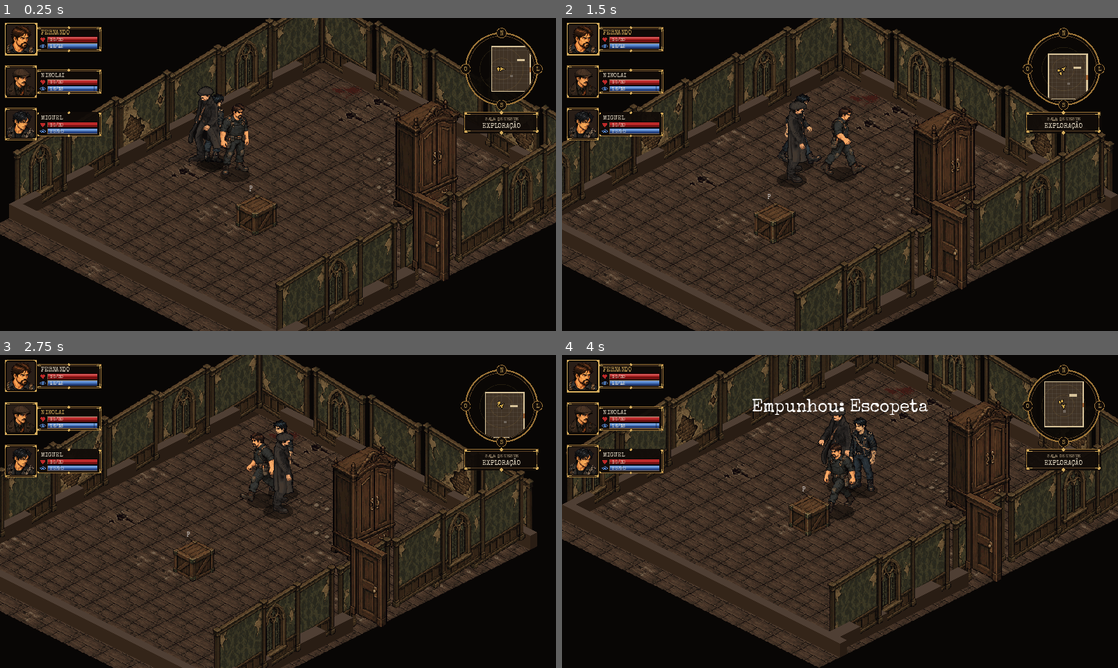
Above: before the commit, frames 1-4 (two rows, left to right).
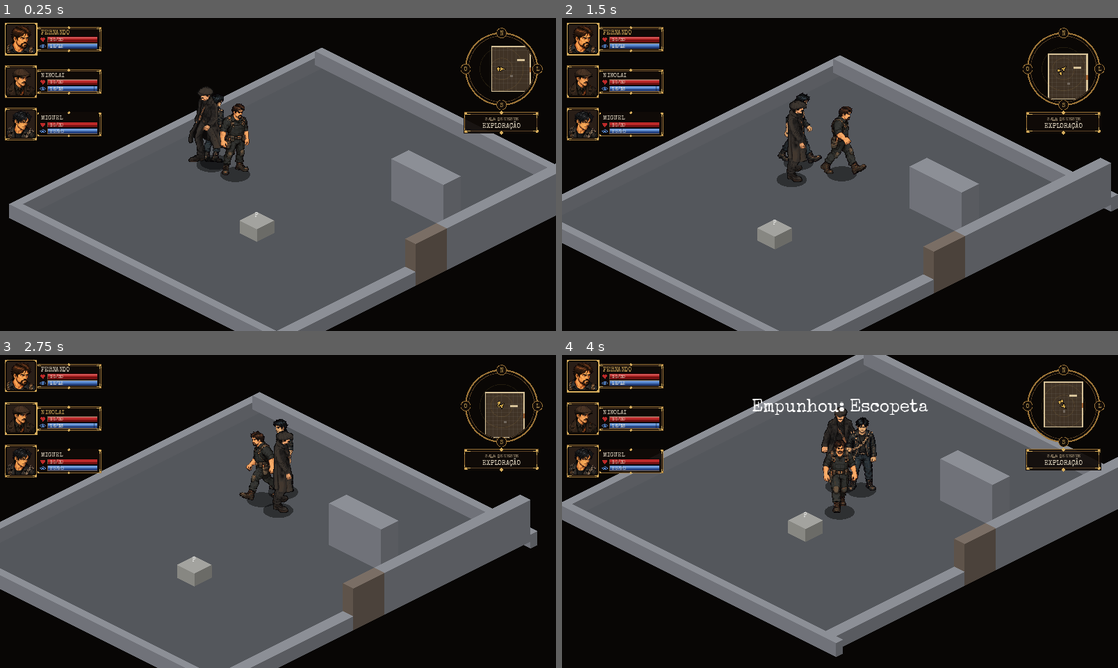
Above: after the commit, the same moments.

Repository: Brombilaa/game
Game: Godot game, scene res://scenes/exploration/test_room.tscn
The game is run twice, just before and just after one commit, with the same random seed, the same clock (stepped at 60 frames per second) and the same inputs. This scene is started directly instead of the project's main scene.
Inputs (mouse positions are in pixels of both pictures, inside the frame that each line leads up to):
- Up to frame 1 (0.25 s): no input
- Up to frame 2 (1.5 s): tap Enter (ui_accept) at 0.5, 0.77 s; move the mouse to (962, 158) at 0.52 s; hold Right (ui_right) 0.53-1.28 s; tap R at 0.6 s; click (962, 158) at 0.67 s; move the mouse to (728, 190) at 1.27 s; hold Down (ui_down) from 1.28 s (still down); tap Space at 1.35 s
- Up to frame 3 (2.75 s): tap Enter (ui_accept) at 1.52 s; move the mouse to (333, 442) at 2.02 s; release Down (ui_down) at 2.03 s; hold Right (ui_right) from 2.03 s (still down); tap Tab at 2.1 s
- Up to frame 4 (4 s): move the mouse to (812, 574) at 2.77 s; release Right (ui_right) at 2.78 s; hold Up (ui_up) 2.78-3.53 s; tap 1 at 2.85 s; click (812, 574) at 2.92 s; tap Enter (ui_accept) at 3.02, 3.77 s; move the mouse to (1006, 558) at 3.52 s; hold Left (ui_left) from 3.53 s (still down); tap Q at 3.6 s

The runs differ from the first frame. In frame 1, 64% of the frame differs, in the area x 0-100%, y 0-100%; in frame 2, 65%; in frame 3, 64%; in frame 4, 62%.

Commit message:
Sala de teste cinza e leve: sai o cenário em arte (Scenery)
Chão liso, paredes, porta e coberturas viram caixas cinzas; remove scripts/art/scenery.gd,
seu teste e as constantes/funções de painéis de parede, móveis e tiles.

Co-Authored-By: Claude Sonnet 5.5 <noreply@anthropic.com>
Claude-Session: https://claude.ai/code/session_01EDsCLCF7WsyiH3zUQfEP79

Diff:
--- a/scripts/art/scenery.gd
+++ /dev/null
@@ -1,56 +0,0 @@
-class_name Scenery
-extends RefCounted
-## Peças de cenário isométricas geradas no ChatGPT (chão 96×48, paredes de 2 tiles, móveis).
-## Cada parede e móvel tem uma âncora (pontos da base) em `pecas.json`; o resto é textura solta.
-
-const DIR := "res://assets/sprites/cenario/"
-const FLOOR_COUNT := 5  # 0 lisa, 1 gasta, 2 buraco, 3 sangue, 4 entulho
-# Sorteio fixo do piso por tile (hash do índice): 70% tábua lisa, o resto gasta, entulho, buraco ou sangue.
-const FLOOR_PLAIN := 0
-const FLOOR_WEIGHTS := [[0, 28], [1, 7], [4, 2], [2, 1], [3, 1]]  # [variação, peso de 39]
-# Ordem das paredes ao longo de um trecho: lisa, janela, lisa, rachada.
-const WALL_PATTERN := ["lisa", "janela", "lisa", "quebrada"]
-
-var floors: Array[Texture2D] = []
-var pieces := {}  # nome -> Texture2D
-var anchors := {}  # nome -> Vector2 (ponto da peça que fica sobre o ponto do chão)
-
-
-func _init() -> void:
-	for i in FLOOR_COUNT:
-		floors.append(load("%schao_%d.png" % [DIR, i]))
-	for file in ["parede", "movel"]:
-		var data: Dictionary = JSON.parse_string(FileAccess.get_file_as_string("%s%s.json" % [DIR, file]))
-		for nome in data:
-			pieces["%s_%s" % [file, nome]] = load("%s%s_%s.png" % [DIR, file, nome])
-			anchors["%s_%s" % [file, nome]] = Vector2(data[nome][0], data[nome][1])
-
-
-func floor_texture(tx: int, ty: int) -> Texture2D:
-	var roll := posmod(tx * 73856093 ^ ty * 19349663, 39)
-	for entry in FLOOR_WEIGHTS:
-		if roll < entry[1]:
-			return floors[entry[0]]
-		roll -= entry[1]
-	return floors[FLOOR_PLAIN]
-
-
-## Variante da parede para a peça `i` de um trecho: lisa, janela, lisa, rachada...
-static func wall_variant(i: int) -> String:
-	return WALL_PATTERN[i % WALL_PATTERN.size()]
-
-
-## Desenha a peça com a âncora sobre `at`. `mirror` espelha na horizontal em torno da âncora.
-func draw(canvas: CanvasItem, nome: String, at: Vector2, mirror := false) -> void:
-	var tex: Texture2D = pieces[nome]
-	var a: Vector2 = anchors[nome]
-	if mirror:
-		canvas.draw_set_transform(Vector2(at.x, at.y - a.y), 0.0, Vector2(-1.0, 1.0))
-		canvas.draw_texture(tex, Vector2(-a.x, 0.0).round())
-		canvas.draw_set_transform(Vector2.ZERO)
-	else:
-		canvas.draw_texture(tex, (at - a).round())
-
-
-func height_of(nome: String) -> float:
-	return anchors[nome].y
--- a/scripts/exploration/test_room.gd
+++ b/scripts/exploration/test_room.gd
@@ -13,10 +13,10 @@
 # Visual provisório: resolução interna 960×540 (DEC-2026-10-29-10), câmera segue a unidade
 # em foco e a sala rola. Vista isométrica 2:1 (DEC-2026-10-29-08): a lógica continua em
 # coordenadas planas de 1280×720 e só o desenho e o clique passam pela projeção (`_iso`).
-# Chão em losangos de 96×48 (um losango = TILE_WORLD unidades da sala); paredes, porta e
-# coberturas são caixas; tudo é desenhado por ordem de profundidade (x + y).
+# A sala é cinza e leve (Léo, 05/11/2026): chão liso, paredes, porta e coberturas são caixas
+# cinzas desenhadas por ordem de profundidade (x + y); o cenário de arte saiu daqui.
 # O agente usa a folha real do Nikolai, do Miguel ou do Fernando (CharacterSheet, 128 px; só o visual
-# muda); inimigos e chão são arte provisória (PlaceholderArt ampliada, losangos lisos).
+# muda); o atirador ainda é arte provisória (PlaceholderArt ampliada).
 
 enum Mode { EXPLORATION, COMBAT, GAME_OVER }
 
@@ -61,17 +61,13 @@
 const PLACEHOLDER_SCALE := 2.7  # arte provisória de 32×48 ampliada para ~130 px (a altura do herói)
 const TILE_WORLD := 64.0  # lado de um losango do chão, em unidades da sala
 const TILE_SCREEN := Vector2(96, 48)  # losango 2:1 na tela (V-21)
-const BLOCK_HEIGHT := 176.0  # altura na tela das paredes: ~1,35× o herói de 128 px (a arte tem 171 px)
-const FRONT_WALL_HEIGHT := 24.0  # paredes voltadas para a câmera
-const FRONT_WALL_COLOR := Color("3b2a1d")  # madeira escura do rodapé da arte
-const WALL_SPAN := 128.0  # um painel de parede cobre 2 losangos (96 px de tela) ao longo do eixo
-# Cobertura -> móvel que a representa. O guarda-roupa é o bloco sólido do meio da sala.
-const COVER_PROPS := {"partial": "movel_caixote", "full": "movel_estante"}
-const BLOCK_PROP := "movel_guarda_roupa"
-const BLOCK_CENTER := Vector2(460, 220)  # centro do Rect2(400, 200, 120, 40) de `walls`
-const WALL_BACK := 0  # eixo x, voltada para +y (norte da sala)
-const DOOR_OFFSET := Vector2(8, 0)  # ajuste fino da porta dentro do vão da parede
-const WALL_SIDE := 1  # eixo y, voltada para +x (oeste da sala e parede da porta)
+const WALL_HEIGHT := 72.0  # altura na tela das paredes e do bloco do meio
+const FRONT_WALL_HEIGHT := 24.0  # paredes voltadas para a câmera (sul e leste), baixas para não esconder a sala
+const FLOOR_COLOR := Color(0.33, 0.34, 0.36)
+const WALL_COLOR := Color(0.5, 0.51, 0.54)
+const DOOR_COLOR := Color(0.42, 0.37, 0.33)
+const COVER_COLORS := {"partial": Color(0.6, 0.6, 0.58), "full": Color(0.4, 0.41, 0.46)}
+const COVER_HEIGHTS := {"partial": 22.0, "full": 64.0}
 const AGENT_SHEETS := [  # visuais dos membros do grupo (Fernando, Nikolai, Miguel)
 	"res://assets/sprites/personagens/fernando",
 	"res://assets/sprites/personagens/nikolai",
@@ -159,7 +155,6 @@
 var cursor_kind := GameCursor.Kind.ARROW
 var agent_sheets: Array[CharacterSheet] = []
 var enemy_sheets := {}  # variante -> CharacterSheet
-var scenery := Scenery.new()
 var nikolai3d := AnimSheet.new()  # Nikolai em 3D renderizado como pixel art (teste das animações)
 var use_3d := true  # tecla V troca entre o Nikolai 3D e o sprite 2D
 var anim3d_pick := -1  # tecla N: -1 = automático (parado/andando); senão o índice em AnimSheet.NAMES
@@ -196,7 +191,7 @@
 	var corners := [_iso(Vector2.ZERO), _iso(Vector2(ROOM_SIZE.x, 0)), _iso(Vector2(0, ROOM_SIZE.y)), _iso(Vector2(ROOM_SIZE))]
 	camera.limit_left = int(corners[2].x) - 16
 	camera.limit_right = int(corners[1].x) + 16
-	camera.limit_top = int(corners[0].y) - int(BLOCK_HEIGHT) - 16
+	camera.limit_top = int(corners[0].y) - int(WALL_HEIGHT) - 16
 	camera.limit_bottom = int(corners[3].y) + 16
 	camera.position = _iso(player.pos)
 	add_child(camera)
@@ -1028,34 +1023,19 @@
 	# Peças ordenadas por profundidade: quanto maior x + y, mais perto da câmera.
 	var items: Array = []
 	for w in walls:
-		# As paredes de frente (sul e leste) ficam baixas para não esconder a sala.
 		var front: bool = w.end.y >= ROOM_SIZE.y or w.end.x >= ROOM_SIZE.x
-		if not front:
-			continue
 		for piece in _pieces(w):
 			if _visible(piece.get_center()):
-				items.append({"key": piece.get_center().x + piece.get_center().y, "block": piece, "front": FRONT_WALL_COLOR, "top": FRONT_WALL_COLOR.lightened(0.1), "height": FRONT_WALL_HEIGHT})
-	var panels: Array = []
-	panels.append_array(_wall_run(WALL_BACK, 8.0, 0.0, ROOM_SIZE.x))
-	panels.append_array(_wall_run(WALL_SIDE, 8.0, 0.0, ROOM_SIZE.y))
-	var door_mid := door.get_center()
-	panels.append_array(_wall_run(WALL_SIDE, door_mid.x, 0.0, door_mid.y - WALL_SPAN * 0.5))
-	panels.append_array(_wall_run(WALL_SIDE, door_mid.x, door_mid.y + WALL_SPAN * 0.5, ROOM_SIZE.y))
-	panels.append({"at": door_mid, "name": "parede_y_vao"})
-	for p in panels:
-		if _visible(p.at):
-			items.append({"key": p.at.x + p.at.y, "panel": p})
+				items.append({"key": piece.get_center().x + piece.get_center().y, "block": piece, "color": WALL_COLOR, "height": FRONT_WALL_HEIGHT if front else WALL_HEIGHT})
 	if not door_open:
-		items.append({"key": door_mid.x + door_mid.y + 0.5, "door": true})
-	if _visible(BLOCK_CENTER):
-		items.append({"key": BLOCK_CENTER.x + BLOCK_CENTER.y, "prop": BLOCK_PROP, "at": BLOCK_CENTER})
+		items.append({"key": door.get_center().x + door.get_center().y + 0.5, "block": door, "color": DOOR_COLOR, "height": WALL_HEIGHT})
 	for c: Cover in covers:
 		if not _visible(c.rect.get_center()):
 			continue
 		if c.is_destroyed():
 			_draw_outline(c.rect, PlaceholderArt.color("chao_claro"))
 			continue
-		items.append({"key": c.rect.get_center().x + c.rect.get_center().y, "prop": COVER_PROPS[c.kind], "at": c.rect.get_center(), "cover": c})
+		items.append({"key": c.rect.get_center().x + c.rect.get_center().y, "block": c.rect, "color": COVER_COLORS[c.kind], "height": COVER_HEIGHTS[c.kind], "cover": c})
 	for u in _drawn_units():
 		if _visible(u.pos):
 			items.append({"key": u.pos.x + u.pos.y, "unit": u})
@@ -1064,19 +1044,11 @@
 		if it.has("unit"):
 			_draw_unit(it.unit)
 			continue
-		if it.has("panel"):
-			scenery.draw(self, it.panel.name, _iso(it.panel.at))
-		elif it.has("door"):
-			# A porta fecha o vão da parede lateral; a arte original olha para o outro lado, por isso espelha.
-			scenery.draw(self, "movel_porta", _iso(door.get_center()) + DOOR_OFFSET, true)
-		elif it.has("prop"):
-			scenery.draw(self, it.prop, _iso(it.at))
-			if it.has("cover"):
-				var c: Cover = it.cover
-				var label := "P" if c.kind == "partial" else "C"
-				draw_string(font, _iso(it.at) + Vector2(-14, -scenery.height_of(it.prop) - 6), label, HORIZONTAL_ALIGNMENT_LEFT, -1, 11, Color(1, 1, 1, 0.8))
-		else:
-			_draw_box(it.block, it.front, it.top, it.height)
+		_draw_box(it.block, it.color, it.height)
+		if it.has("cover"):
+			var c: Cover = it.cover
+			var label := "P" if c.kind == "partial" else "C"
+			draw_string(font, _iso(c.rect.get_center()) + Vector2(-4, -it.height - 6), label, HORIZONTAL_ALIGNMENT_LEFT, -1, 11, Color(1, 1, 1, 0.8))
 	if mode == Mode.COMBAT:
 		_draw_preview(font)
 	_draw_fx()
@@ -1166,27 +1138,18 @@
 		draw_string(font, tag_at, tag, HORIZONTAL_ALIGNMENT_LEFT, -1, 11, Color(0.95, 0.35, 0.25, alpha))
 
 
-# Chão: um tile de 96×48 por losango, sorteado de forma fixa entre as variações.
+# Chão liso e cinza. A sala é dividida pela parede do meio; cada metade só aparece quando está visível
+# (porta fechada esconde o outro lado) e a abertura da porta aparece com ela aberta.
 func _draw_floor() -> void:
-	for ty in int(ceil(ROOM_SIZE.y / TILE_WORLD)):
-		for tx in int(ceil(ROOM_SIZE.x / TILE_WORLD)):
-			if not _visible((Vector2(tx, ty) + Vector2(0.5, 0.5)) * TILE_WORLD):
-				continue
-			var c := _iso((Vector2(tx, ty) + Vector2(0.5, 0.5)) * TILE_WORLD)
-			draw_texture(scenery.floor_texture(tx, ty), (c - TILE_SCREEN * 0.5).round())
-
-
-# Painéis de parede ao longo de um trecho [from, to]; o último painel recua para não sair do trecho.
-func _wall_run(axis: int, fixed: float, from: float, to: float) -> Array:
-	var out: Array = []
-	var n := maxi(1, int(ceil((to - from) / WALL_SPAN)))
-	var step := (to - from - WALL_SPAN) / (n - 1) if n > 1 else 0.0
-	for i in n:
-		var mid := (from + WALL_SPAN * 0.5 + step * i) if n > 1 else (from + to) * 0.5
-		var at := Vector2(mid, fixed) if axis == WALL_BACK else Vector2(fixed, mid)
-		var kind := "x_" if axis == WALL_BACK else "y_"
-		out.append({"at": at, "name": "parede_" + kind + Scenery.wall_variant(i)})
-	return out
+	for r in [Rect2(0, 0, 600, ROOM_SIZE.y), Rect2(624, 0, ROOM_SIZE.x - 624, ROOM_SIZE.y)]:
+		if _visible(r.get_center()):
+			_draw_floor_rect(r)
+	if door_open:
+		_draw_floor_rect(Rect2(600, 0, 24, ROOM_SIZE.y))
+
+
+func _draw_floor_rect(r: Rect2) -> void:
+	draw_colored_polygon(PackedVector2Array([_iso(r.position), _iso(Vector2(r.end.x, r.position.y)), _iso(r.end), _iso(Vector2(r.position.x, r.end.y))]), FLOOR_COLOR)
 
 
 # Divide um retângulo longo em peças de no máximo um losango, para a ordem de desenho.
@@ -1202,15 +1165,15 @@
 
 
 # Caixa vista de lado: faces voltadas para a câmera (+x e +y) e o topo claro.
-func _draw_box(r: Rect2, front: Color, top: Color, height: float) -> void:
+func _draw_box(r: Rect2, color: Color, height: float) -> void:
 	var lift := Vector2(0, -height)
 	var a := _iso(r.position)  # canto de trás
 	var b := _iso(Vector2(r.end.x, r.position.y))  # canto da direita
 	var c := _iso(r.end)  # canto da frente
 	var d := _iso(Vector2(r.position.x, r.end.y))  # canto da esquerda
-	draw_colored_polygon(PackedVector2Array([d, c, c + lift, d + lift]), front.darkened(0.12))  # face +y
-	draw_colored_polygon(PackedVector2Array([c, b, b + lift, c + lift]), front.darkened(0.3))  # face +x
-	draw_colored_polygon(PackedVector2Array([a + lift, b + lift, c + lift, d + lift]), top)
+	draw_colored_polygon(PackedVector2Array([d, c, c + lift, d + lift]), color.darkened(0.12))  # face +y
+	draw_colored_polygon(PackedVector2Array([c, b, b + lift, c + lift]), color.darkened(0.3))  # face +x
+	draw_colored_polygon(PackedVector2Array([a + lift, b + lift, c + lift, d + lift]), color.lightened(0.1))
 
 
 func _draw_outline(r: Rect2, color: Color) -> void:
--- a/tests/test_scenery.gd
+++ /dev/null
@@ -1,40 +0,0 @@
-extends SceneTree
-# Teste headless das peças de cenário isométricas. Rodar com:
-#   godot --headless --path . -s tests/test_scenery.gd
-
-var failures := 0
-
-
-func _init() -> void:
-	var s := Scenery.new()
-
-	_check(s.floors.size() == Scenery.FLOOR_COUNT, "todos os pisos carregam")
-	for tex in s.floors:
-		_check(tex.get_size() == Vector2(96, 48), "piso é um losango de 96×48")
-
-	var seen := {}
-	for ty in 40:
-		for tx in 40:
-			seen[s.floor_texture(tx, ty)] = true
-			_check(s.floor_texture(tx, ty) == s.floor_texture(tx, ty), "o sorteio do piso é fixo")
-	_check(seen.size() == Scenery.FLOOR_COUNT, "as %d variações aparecem na sala" % Scenery.FLOOR_COUNT)
-
-	for kind in ["x", "y"]:
-		for v in ["lisa", "janela", "vao", "quebrada"]:
-			var nome := "parede_%s_%s" % [kind, v]
-			_check(s.pieces.has(nome), nome + " existe")
-			var tex: Texture2D = s.pieces[nome]
-			_check(absf(tex.get_size().x - 96.0) <= 1.0, nome + " tem ~96 px de largura (2 losangos)")
-			_check(s.anchors[nome].y < tex.get_size().y and s.anchors[nome].y > tex.get_size().y * 0.7, nome + " tem a âncora na base")
-	for nome in ["caixote", "estante", "guarda_roupa", "porta"]:
-		_check(s.pieces.has("movel_" + nome), "movel_" + nome + " existe")
-	_check(Scenery.wall_variant(0) == "lisa" and Scenery.wall_variant(1) == "janela", "variação das paredes alterna")
-
-	print("Falhas: %d" % failures)
-	quit(1 if failures > 0 else 0)
-
-
-func _check(ok: bool, what: String) -> void:
-	if not ok:
-		failures += 1
-		printerr("FALHOU: ", what)
